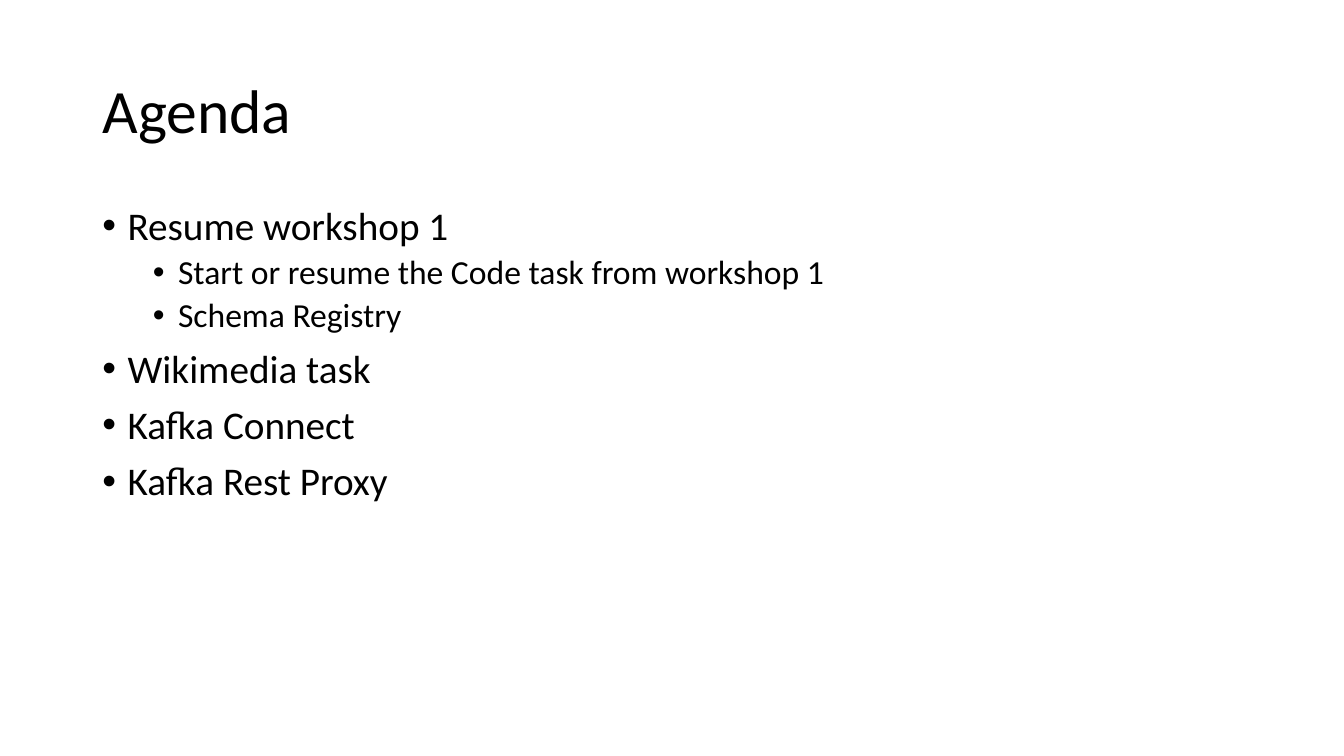
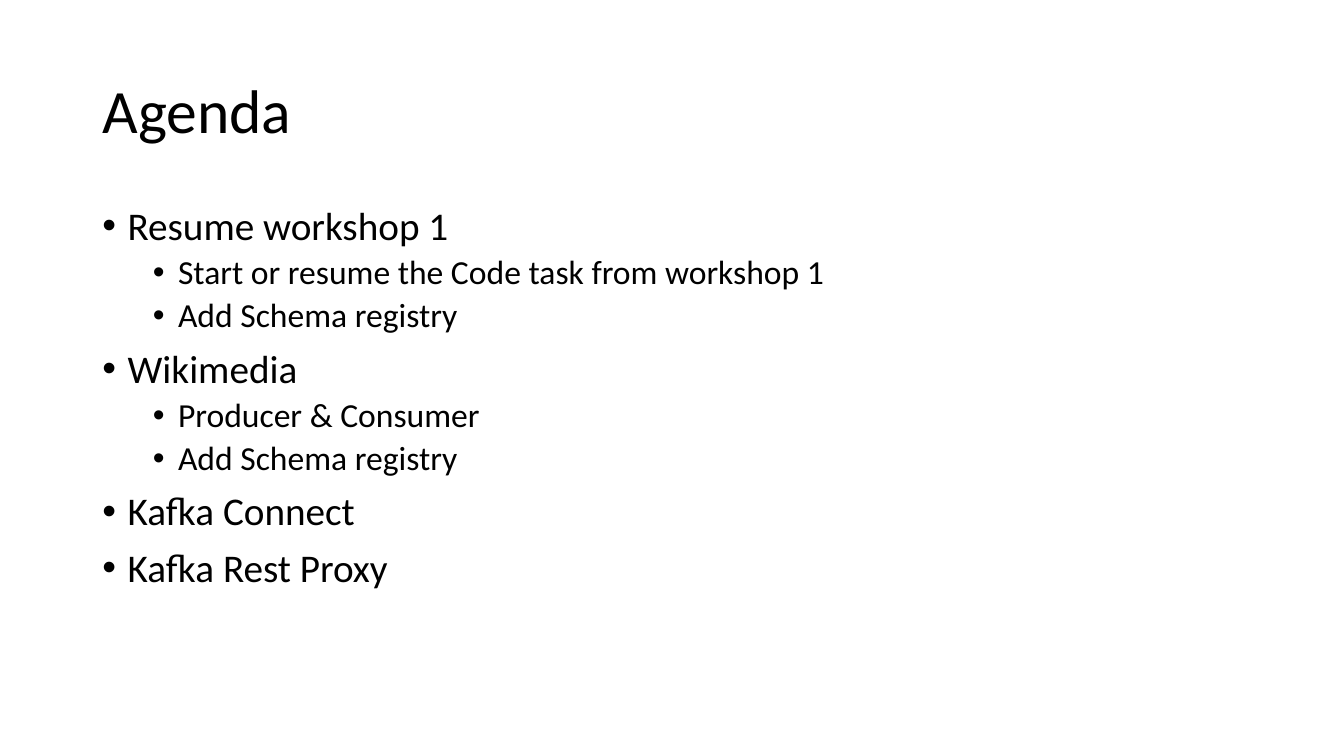
Before and after one commit to fortedigital/cg-kafka, a slide deck: slide 2 of workshop2/Kafka - 102.pptx. Drawn at 1344x756 pixels with LibreOffice and Linux fonts; fonts in the diff are those of the drawing. Boxes give left, top, right and bottom in pixels: in the first picture for what was removed or moved away, otherwise in the second. Text is boxed around its words. In the diff, an @@ line names an element or a change of style, - is before the commit and + after.

```diff
--- a/workshop2/Kafka - 102.pptx
+++ b/workshop2/Kafka - 102.pptx
@@ text at (128,303,479,476): text changed @@
-  • Schema Registry
-• Wikimedia task
+  • Add Schema registry
+• Wikimedia
+  • Producer & Consumer
+  • Add Schema registry
```
Also in this commit, not shown: 4 other slides changed, 2 slides removed.
